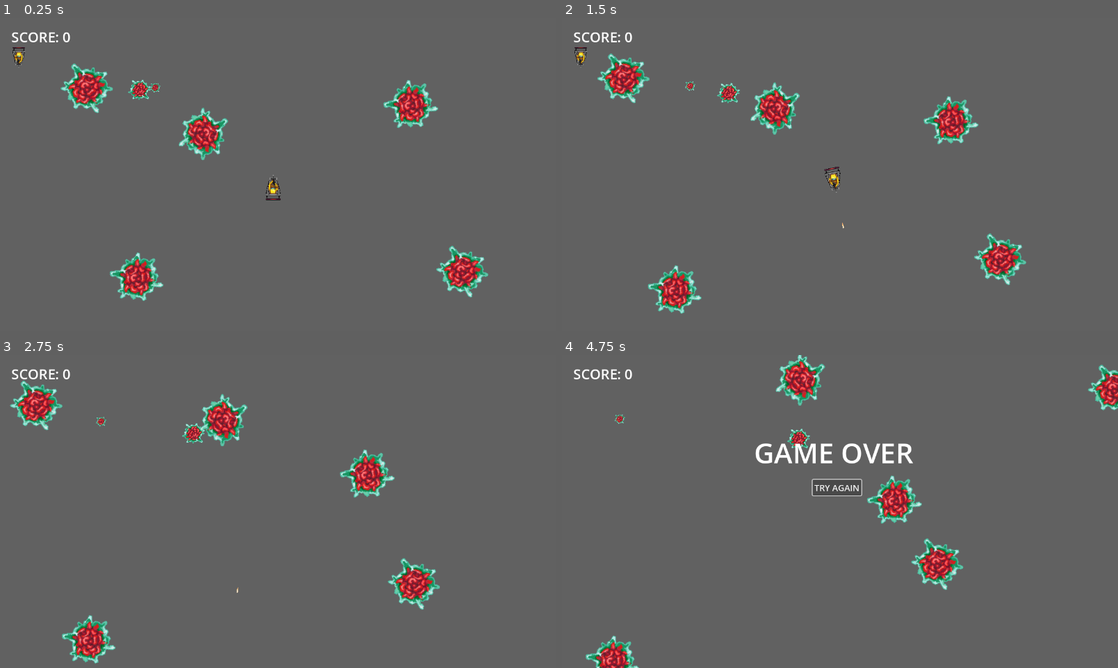
Above: before the commit, frames 1-4 (two rows, left to right).
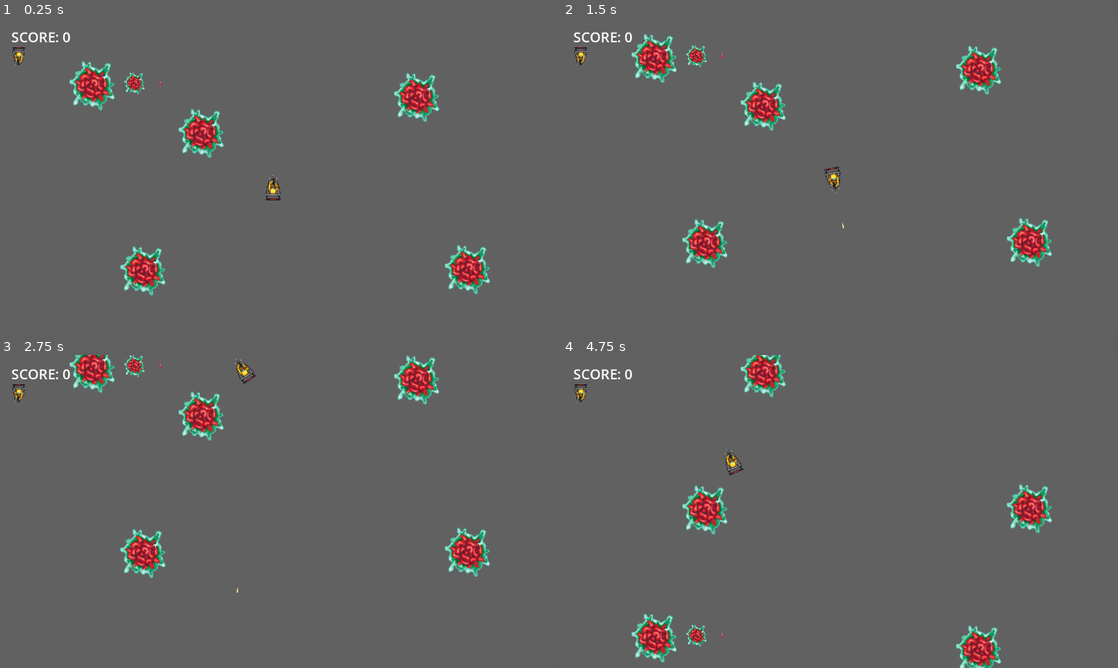
Above: after the commit, the same moments.

Repository: IsaacLandrum/690-Arcade-Shakeout
Game: Godot game, scene res://scenes/game.tscn
The game is run twice, just before and just after one commit, with the same random seed, the same clock (stepped at 60 frames per second) and the same inputs.
Inputs (mouse positions are in pixels of both pictures, inside the frame that each line leads up to):
- Up to frame 1 (0.25 s): no input
- Up to frame 2 (1.5 s): hold D (rotate_right) 0.53-1.28 s; tap Space (shoot) at 0.6, 1.35 s; hold S (move_backward) from 1.28 s (still down)
- Up to frame 3 (2.75 s): release S (move_backward) at 2.03 s; hold D (rotate_right) from 2.03 s (still down); tap Space (shoot) at 2.1 s
- Up to frame 4 (4.75 s): release D (rotate_right) at 2.78 s; hold W (move_forward) 2.78-3.5 s; tap Space (shoot) at 2.85 s; click (834, 486) at 3.5 s, where only the run before the commit has a clickable "TRY AGAIN"; click (834, 486) at 4.25 s, where only the run before the commit has a clickable "TRY AGAIN"

The runs differ from the first frame. In frame 1, 4.9% of the frame differs, in the area x 10-89%, y 13-91%; in frame 2, 7.8%; in frame 3, 8.2%; in frame 4, 9.0%, in the area x 2-100%, y 0-100%.
Error after the commit: Invalid access to property or key 'ready' on a base object of type 'null instance'. (res://scripts/asteroid.gd:26)

Commit message:
added leech png
added leech png

Diff:
--- a/scenes/asteroid_small.tscn
+++ b/scenes/asteroid_small.tscn
@@ -1,7 +1,7 @@
 [gd_scene load_steps=4 format=3 uid="uid://b1rjv1ois4p5a"]
 
 [ext_resource type="Script" path="res://scripts/asteroid.gd" id="1_psk3t"]
-[ext_resource type="Texture2D" uid="uid://dbw07avj1ypb2" path="res://assets/bigslimefinal.png" id="2_epg0b"]
+[ext_resource type="Texture2D" uid="uid://h3b7am4hylwk" path="res://assets/leech.png" id="2_1vt5u"]
 
 [sub_resource type="CircleShape2D" id="CircleShape2D_rsyrk"]
 radius = 11.0
@@ -13,7 +13,7 @@
 [node name="Sprite2D" type="Sprite2D" parent="."]
 position = Vector2(2.08165e-12, 2.08165e-12)
 scale = Vector2(0.31866, 0.31866)
-texture = ExtResource("2_epg0b")
+texture = ExtResource("2_1vt5u")
 
 [node name="CollisionShape2D" type="CollisionShape2D" parent="."]
 shape = SubResource("CircleShape2D_rsyrk")
--- a/scripts/asteroid.gd
+++ b/scripts/asteroid.gd
@@ -22,6 +22,8 @@
 				return 0
 
 func _ready():
+	var leech = get_node(".../Game")
+	leech.ready.connect(leech_behavior)
 	rotation = randf_range(0,2*PI)
 
 func _physics_process(delta):
@@ -46,6 +48,8 @@
 	emit_signal("exploded", global_position, size, points)
 	queue_free()
 
+func leech_behavior():
+	print("LEECH")
 func _on_body_entered(body):
 	if body is Player:
 		var player = body
--- a/scripts/game.gd
+++ b/scripts/game.gd
@@ -5,6 +5,8 @@
 @onready var asteroids = $Asteroids
 @onready var hud = $UI/HUD
 @onready var game_over_screen = $UI/GameOverScreen
+
+signal leech_spawn
 
 var asteroid_large_scene = preload("res://scenes/asteroid_large.tscn")
 var asteroid_medium_scene = preload("res://scenes/asteroid_med.tscn")
@@ -47,6 +49,7 @@
 	asteroids.call_deferred("add_child", a)
 
 func _spawn_small_asteroid(pos):
+	leech_spawn.emit()
 	var a = asteroid_small_scene.instantiate()
 	a.global_position = pos
 	a.connect("exploded", _on_asteroid_exploded)
Binary file added: assets/leech.png
Not shown, added: assets/leech.png.import
